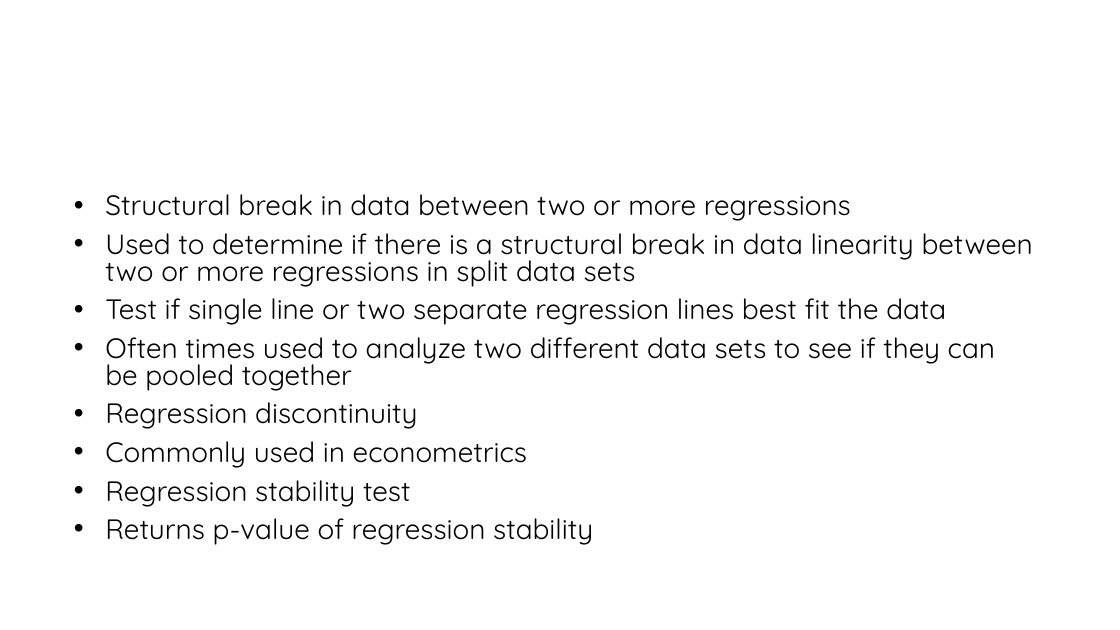
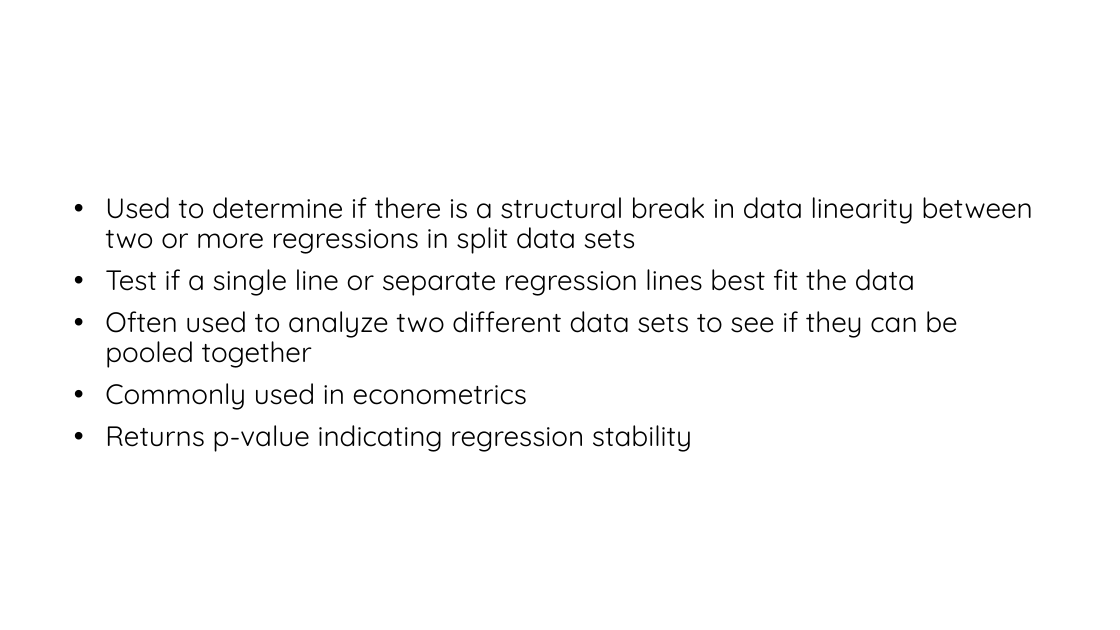
Before and after one commit to agraham85/COmarjsales_Covid, a slide deck: slide 6 of COMP 4441 Final Project.pptx. Drawn at 1120x630 pixels with LibreOffice and Linux fonts; fonts in the diff are those of the drawing; background and template pictures are left out. Boxes give left, top, right and bottom in pixels: in the first picture for what was removed or moved away, otherwise in the second. Text is boxed around its words. In the diff, an @@ line names an element or a change of style, - is before the commit and + after.

```diff
--- a/COMP 4441 Final Project.pptx
+++ b/COMP 4441 Final Project.pptx
@@ text at (105,194,851,221): paragraph removed @@
-• Structural break in data between two or more regressions
@@ text at (105,197,1033,410): line spacing 0.8 to 0.9 @@
@@ text at (105,269,957,368): text changed @@
-• Test if single line or two separate regression lines best fit the data
-• Often times used to analyze two different data sets to see if they can be pooled together
-• Regression discontinuity
+• Test if a single line or separate regression lines best fit the data
+• Often used to analyze two different data sets to see if they can be pooled together
@@ text at (105,425,692,452): text changed @@
-• Regression stability test
-• Returns p-value of regression stability
+• Returns p-value indicating regression stability
```
Also in this commit, not shown: 6 other slides changed, 2 slides added, 2 slides removed.
